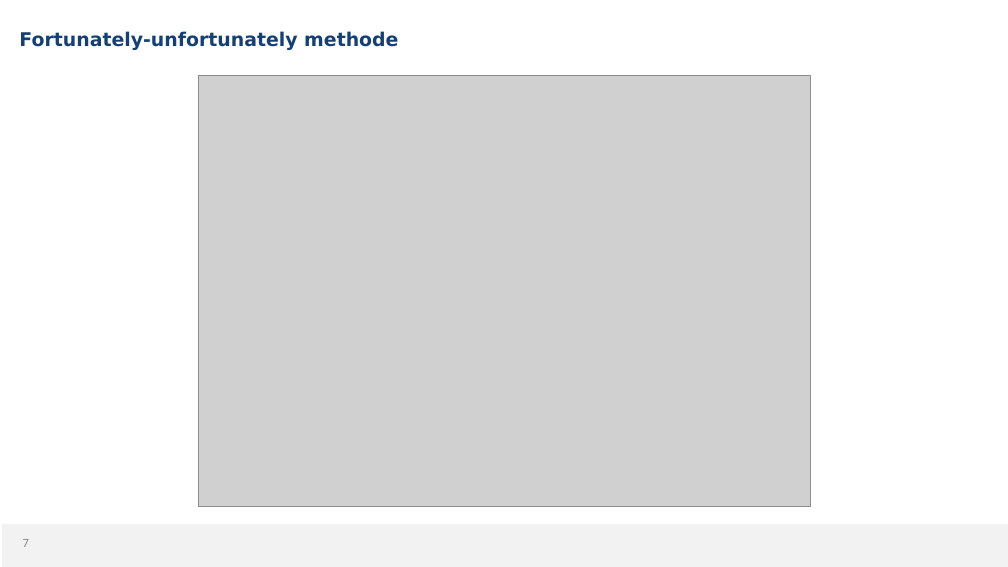
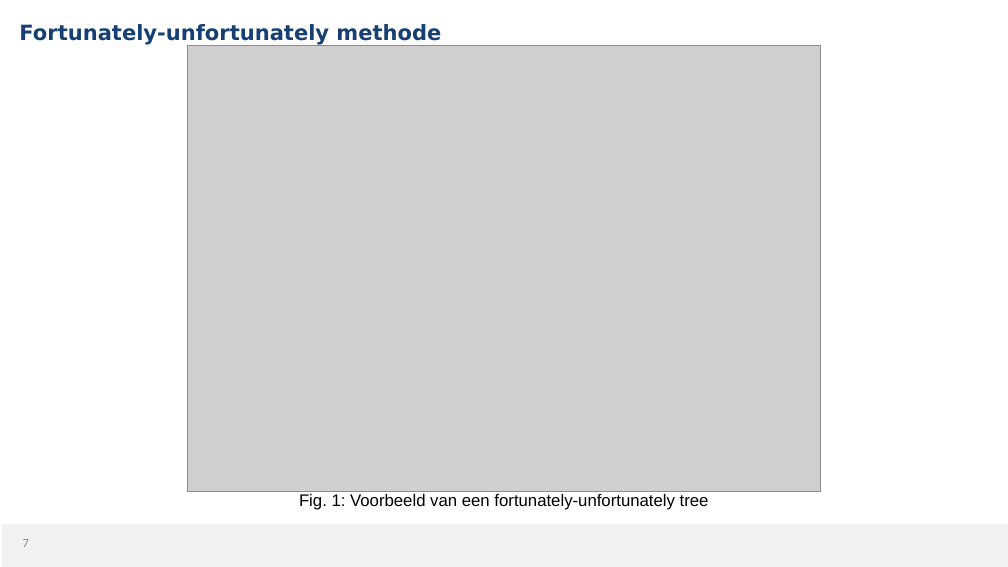
Before and after one commit to MikaG-1952764/masterproef, a slide deck: slide 7 of MP2526_Verdediging.pptx. Drawn at 1008x567 pixels with LibreOffice and Linux fonts; fonts in the diff are those of the drawing; grey boxes stand for pictures; background and template pictures are left out. Boxes give left, top, right and bottom in pixels: in the first picture for what was removed or moved away, otherwise in the second. Text is boxed around its words. In the diff, an @@ line names an element or a change of style, - is before the commit and + after.

```diff
--- a/MP2526_Verdediging.pptx
+++ b/MP2526_Verdediging.pptx
@@ title "Fortunately-unfortunately methode": place and size @@
-title "Fortunately-unfortunately methode" at <box>19,31,398,50</box>
+title "Fortunately-unfortunately methode" at <box>19,24,441,45</box>
@@ title "Fortunately-unfortunately methode" at <box>19,24,441,45</box>: size 18 to 20 pt @@
@@ picture: place and size @@
-picture at <box>198,75,810,507</box>
+picture at <box>188,45,821,492</box>
@@ text added at <box>299,494,709,510</box>, 16 pt, text #000000 @@
+Fig. 1: Voorbeeld van een fortunately-unfortunately tree
```
Also in this commit, not shown: 13 other slides changed, 1 other file.
